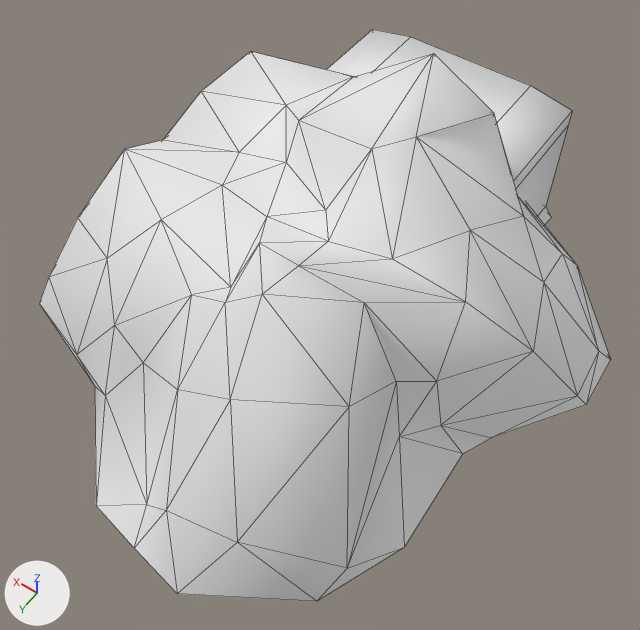
Two versions of the FBX model Augotchi/Kevins stuff/Environment/Dungeon_Common.fbx, one commit apart.
The view is the same before and after, from a 50 mm lens placed at (-0.144, 0.232, 0.317), pointed at (-0.017, 0.054, 0.038). Lighting does not change. The marker at lower left points along +X, +Y and +Z. Mesh edges are drawn as thin lines. Where no turn or scale is listed for an object, it has been applied to the vertices.

Before the edit, the objects in view are built like this:
```python
me_icosphere = bpy.data.meshes.new('Icosphere')
me_icosphere.from_pydata(...)  # 145 vertices, 189 faces; spans x -0.119..0.112, y -0.102..0.165, z -0.021..0.131
me_icosphere.materials.append(mat_unnamed)  # white #e7e7e7
ob_icosphere = bpy.data.objects.new('Icosphere', me_icosphere)
ob_icosphere.location = (0.0, 0.0, 0.0)
```
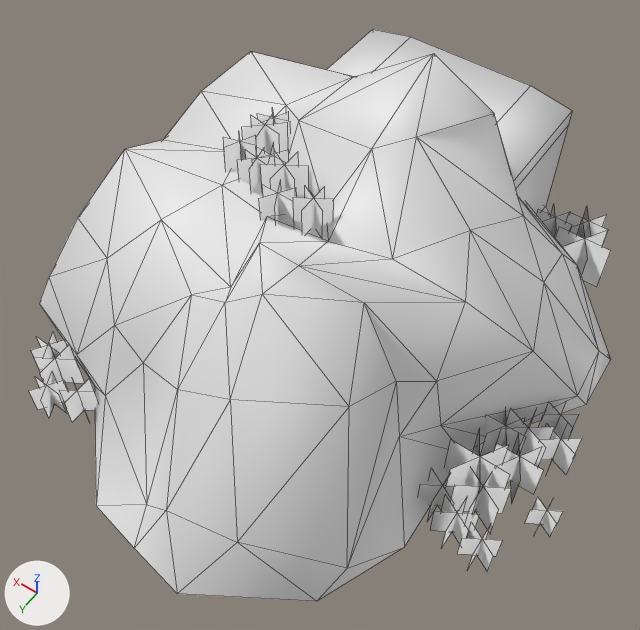
Location of each change, (x1, y1, x2, y2) in pixels of the pictures (640 x 630 px):
'Grass', added
    after: (29, 109, 611, 571)

Diff of the bpy script that builds the scene:
```diff
--- a/Augotchi/Kevins stuff/Environment/Dungeon_Common.fbx.py
+++ b/Augotchi/Kevins stuff/Environment/Dungeon_Common.fbx.py
@@ mat_material @@
+mat_material = principled_material('Material')
+mat_material.base_color = (0.8, 0.8, 0.8)  # white #e7e7e7
@@ me_grass @@
+me_grass.from_pydata(...)  # 312 vertices, 78 faces; spans x -0.133..0.085, y -0.084..0.139, z -0.002..0.095
+me_grass.materials.append(mat_material)  # white #e7e7e7
@@ ob_grass @@
+ob_grass = bpy.data.objects.new('Grass', me_grass)
+ob_grass.location = (0.0, 0.0, 0.0)
```
